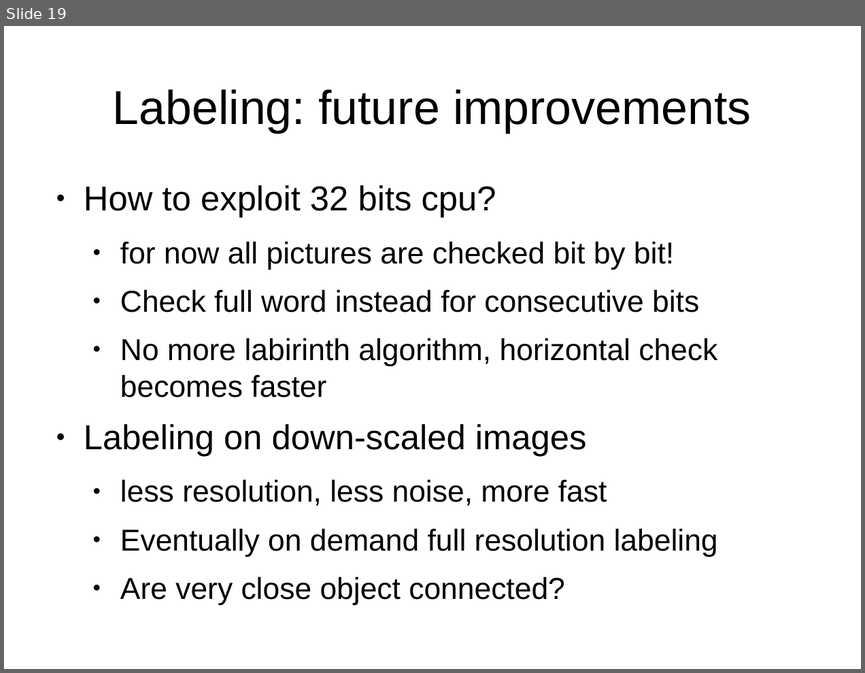
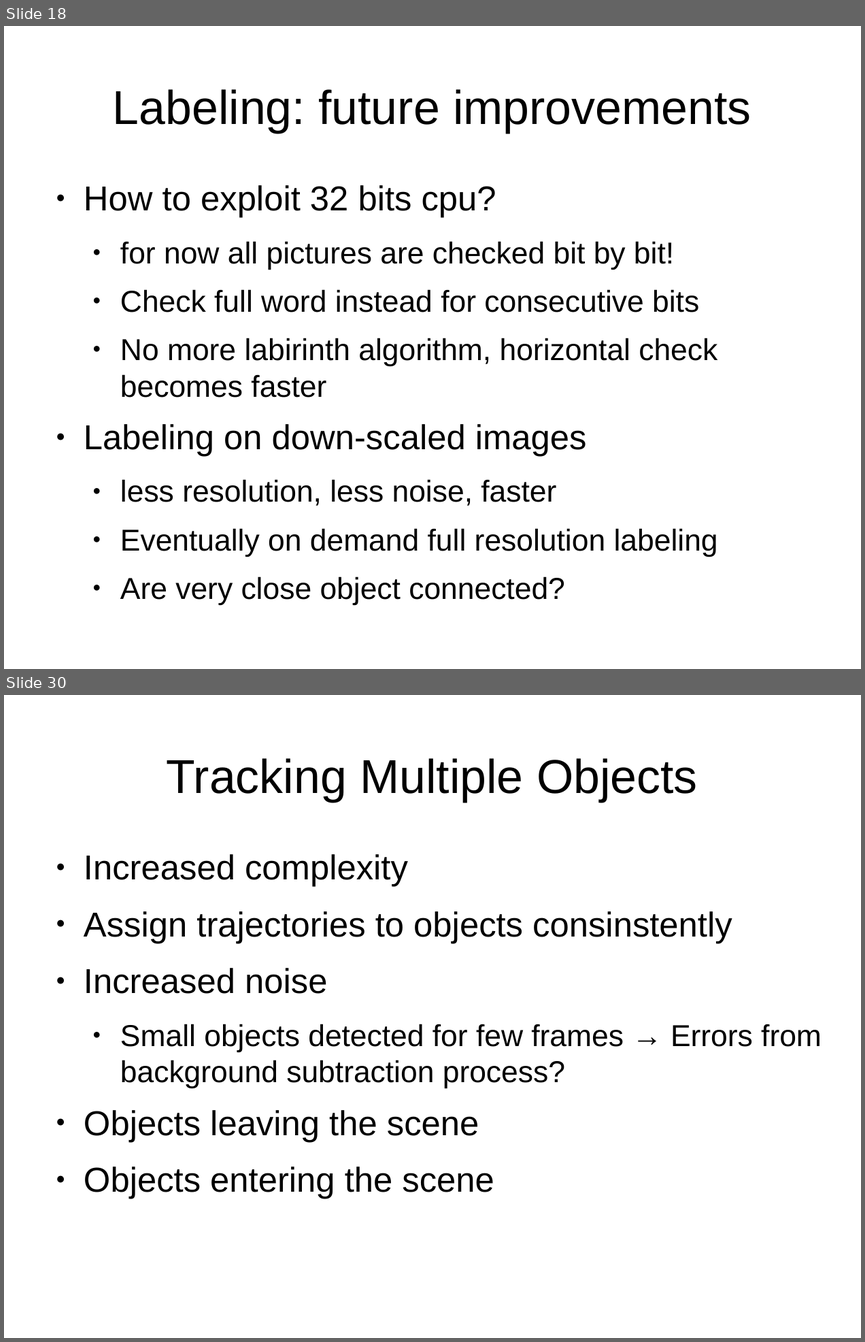
Before and after one commit to 0Chuzz/SNproject, a slide deck: slides.odp. Shown one above the other, each under a label of ours: slide 19 before the commit, slides 18 and 30 after it; the slides between them are not shown. The pictures are 865x673 and 865x1342 pixels, drawn with LibreOffice and Linux fonts; fonts in the diff are those of the drawing. Boxes give left, top, right and bottom in pixels: in the first picture for what was removed or moved away, otherwise in the second. Text is boxed around its words. In the diff, an @@ line names an element or a change of style, - is before the commit and + after.

```diff
--- a/slides.odp
+++ b/slides.odp
@@ slide 30 added at [4, 695, 861, 1338], background #FFFFFF @@
@@ title added at [167, 758, 698, 802], 44 pt, text #000000 @@
+Tracking Multiple Objects
@@ text added at [84, 854, 821, 1199], 32 pt, text #000000 @@
+● Increased complexity
+● Assign trajectories to objects consinstently
+● Increased noise
+  ● Small objects detected for few frames → Errors from background subtraction process?
+● Objects leaving the scene
+● Objects entering the scene
@@ what was slide 19 is now slide 18 @@
@@ slide 18 changed as well @@
@@ text at [120, 479, 556, 505]: text changed @@
-  ● less resolution, less noise, more fast
+  ● less resolution, less noise, faster
```
Also in this commit, not shown: 7 other slides changed, 34 other slides added, 17 slides removed, 3 other files.
